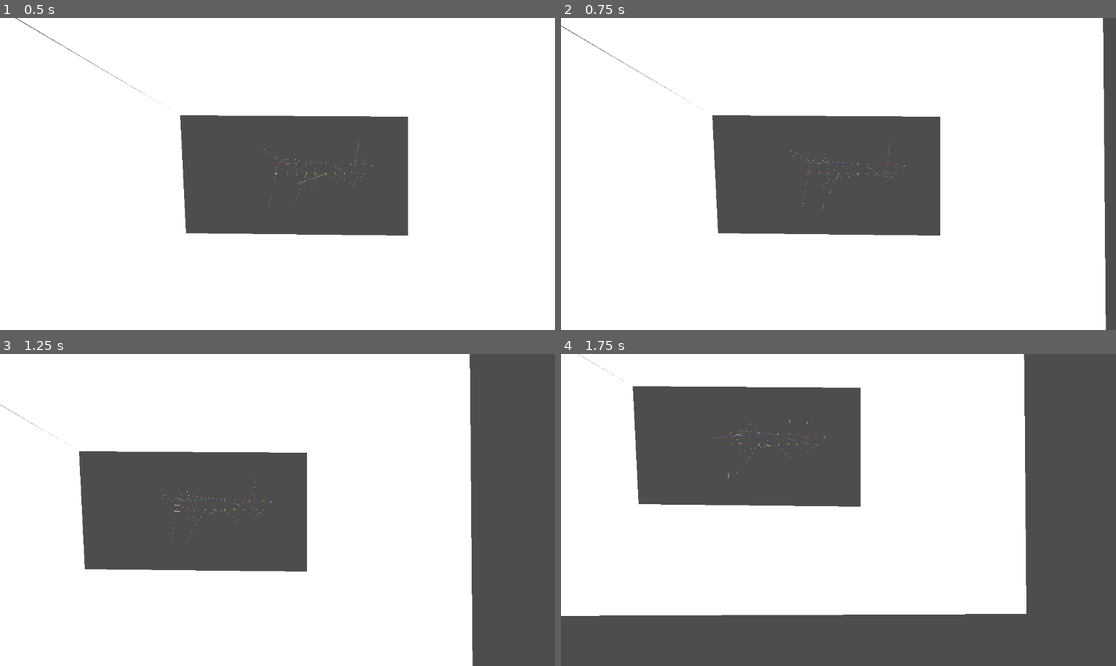
Above: before the commit, frames 1-4 (two rows, left to right).
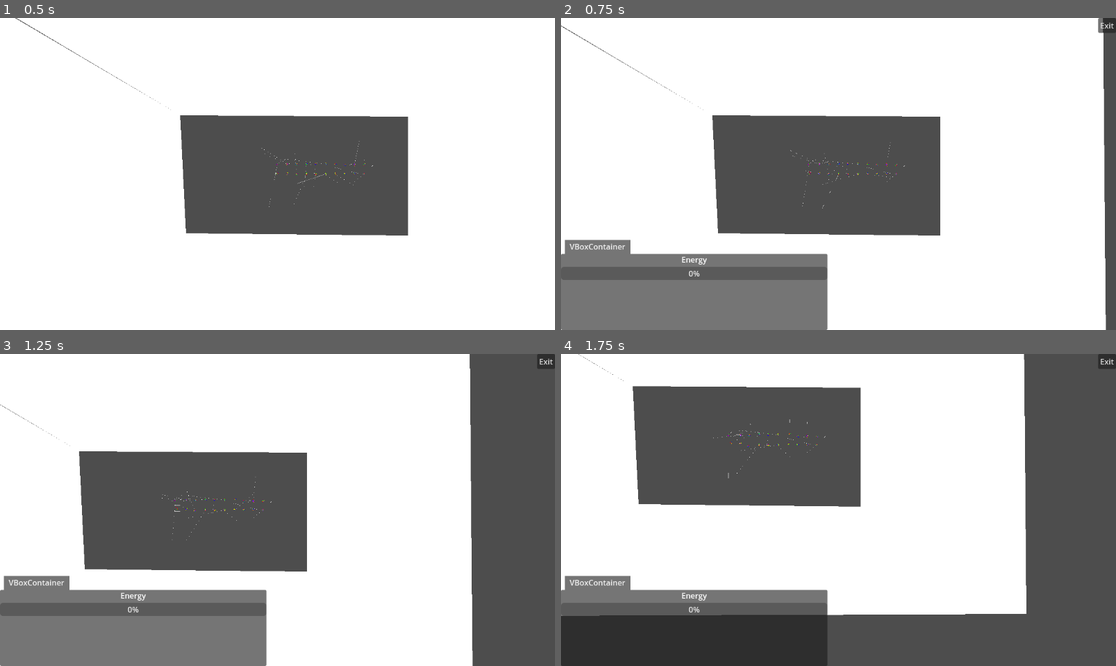
Above: after the commit, the same moments.

Repository: 06gusmog/EVOLUTIONATOR-4000
Game: Godot game, scene res://Misc/world.tscn
Two runs of this game, one before a commit and one after it. Both use one fixed random seed, a clock stepped at 60 frames per second and the inputs below.
Inputs (mouse positions are in pixels of both pictures, inside the frame that each line leads up to):
- Up to frame 1 (0.5 s): no input
- Up to frame 2 (0.75 s): move the mouse to (838, 174) at 0.52 s; press the mouse at (838, 174) at 0.53 s; hold Right (right) from 0.53 s (still down)
- Up to frame 3 (1.25 s): keep holding Right (right)
- Up to frame 4 (1.75 s): move the mouse to (749, 510) at 1.27 s; release Right (right) at 1.28 s; release the mouse at (749, 510) at 1.28 s; hold Down (down) from 1.28 s (still down); click (749, 510) at 1.35 s

Frame 1 is identical in both runs. In frame 2, 12% of the frame differs, in the area x 0-100%, y 0-100%; in frame 3, 12%; in frame 4, 12%.

Commit message:
UI touch up
I made the UI non-intrusive and easy to click away from.

Diff:
--- a/Godot/Misc/UserInterface.gd
+++ b/Godot/Misc/UserInterface.gd
@@ -3,7 +3,10 @@
 var rendered_creature = Image
 var connections = []
 
-# Called every frame. 'delta' is the elapsed time since the previous frame.
+func _ready():
+	visible = false
+
+
 func _process(_delta):
 	if not creature_selected: # When there is no selected creature: break
 		return 0
@@ -13,9 +16,13 @@
 
 
 func creature_clicked(creature):
-	print(creature)
 	if creature_selected:
 		creature_selected.get_child(0).get_child(0).visible = false
 	visible = true
 	creature.get_child(0).get_child(0).visible = true
 	creature_selected = creature
+
+
+func _on_exit_button_pressed():
+	visible = false
+	creature_selected.get_child(0).get_child(0).visible = false
--- a/Godot/Misc/world.tscn
+++ b/Godot/Misc/world.tscn
@@ -25,7 +25,6 @@
 polygon = PackedVector2Array(-202, -122, -190, 123, 271, 128, 271, -119, -202, -122, -633, -378, 609, -353, 615, 351, -650, 356, -633, -376)
 
 [node name="CanvasLayer" type="CanvasLayer" parent="."]
-visible = false
 
 [node name="UserInterface" type="Control" parent="CanvasLayer"]
 layout_mode = 3
@@ -35,6 +34,7 @@
 grow_horizontal = 2
 grow_vertical = 2
 size_flags_horizontal = 0
+mouse_filter = 1
 script = ExtResource("3_6vnwv")
 
 [node name="TabContainer" type="TabContainer" parent="CanvasLayer/UserInterface"]
@@ -45,15 +45,6 @@
 offset_top = -178.0
 offset_right = 553.0
 grow_vertical = 0
-current_tab = 2
-
-[node name="Graph View" type="BoxContainer" parent="CanvasLayer/UserInterface/TabContainer"]
-visible = false
-layout_mode = 2
-
-[node name="MarginContainer" type="MarginContainer" parent="CanvasLayer/UserInterface/TabContainer"]
-visible = false
-layout_mode = 2
 
 [node name="VBoxContainer" type="VBoxContainer" parent="CanvasLayer/UserInterface/TabContainer"]
 layout_mode = 2
@@ -75,3 +66,16 @@
 [node name="TextureRect" type="TextureRect" parent="CanvasLayer/UserInterface/TabContainer/VBoxContainer/AspectRatioContainer"]
 layout_mode = 2
 expand_mode = 4
+
+[node name="Exit Button" type="Button" parent="CanvasLayer/UserInterface"]
+layout_mode = 1
+anchors_preset = 1
+anchor_left = 1.0
+anchor_right = 1.0
+offset_left = -8.0
+offset_bottom = 8.0
+grow_horizontal = 0
+action_mode = 0
+text = "Exit"
+
+[connection signal="pressed" from="CanvasLayer/UserInterface/Exit Button" to="CanvasLayer/UserInterface" method="_on_exit_button_pressed"]
